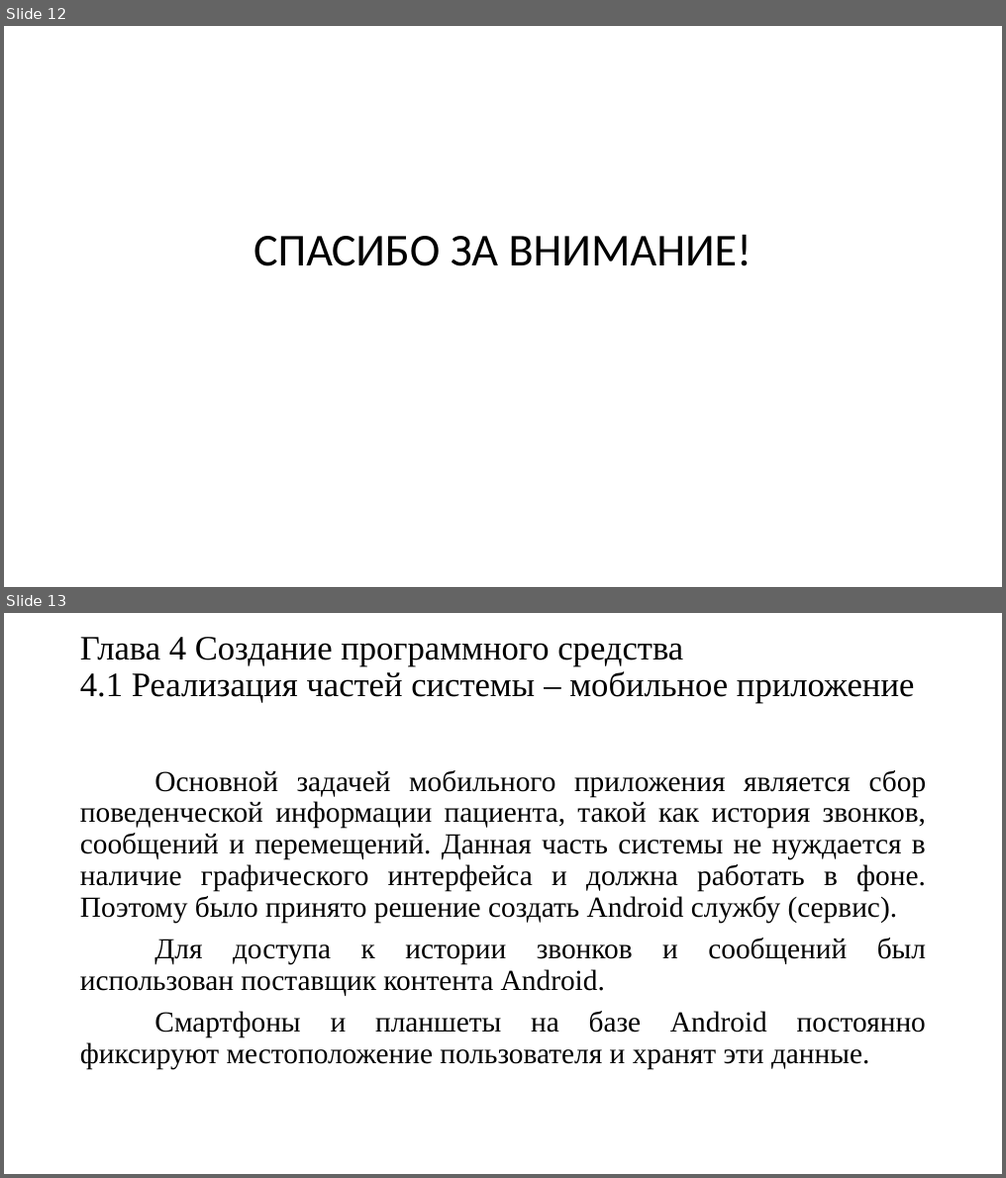
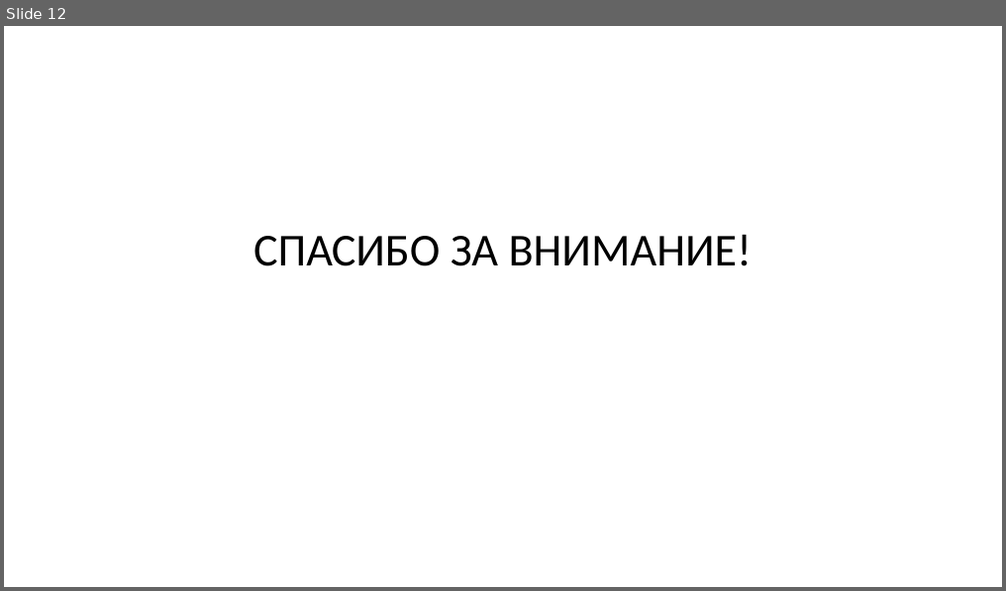
Before and after one commit to Wideweb/-digital-psychology-docs, a slide deck: Алькевич А.С/Презентация.pptx. Shown one above the other, each under a label of ours: slides 12 and 13 before the commit, slide 12 after it. The pictures are 1006x1178 and 1006x591 pixels, drawn with LibreOffice and Linux fonts; fonts in the diff are those of the drawing. Boxes give left, top, right and bottom in pixels: in the first picture for what was removed or moved away, otherwise in the second. Text is boxed around its words. In the diff, an @@ line names an element or a change of style, - is before the commit and + after.

```diff
--- a/Алькевич А.С/Презентация.pptx
+++ b/Алькевич А.С/Презентация.pptx
@@ slide 13 removed at (4, 613, 1002, 1174), background #FFFFFF @@
@@ title removed at (80, 637, 914, 703) @@
-Глава 4 Создание программного средства
-4.1 Реализация частей системы – мобильное приложение
@@ text removed at (80, 770, 927, 1069) @@
-Основной задачей мобильного приложения является сбор поведенческой информации пациента, такой как история звонков, сообщений и перемещений. Данная часть системы не нуждается в наличие графического интерфейса и должна работать в фоне. Поэтому было принято решение создать Android службу (сервис).
-Для доступа к истории звонков и сообщений был использован поставщик контента Android.
-Смартфоны и планшеты на базе Android постоянно фиксируют местоположение пользователя и хранят эти данные.
```
Also in this commit, not shown: 3 slides changed, 5 other slides removed, 7 other files.
